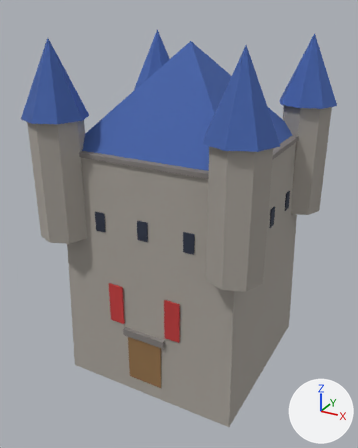
An edit to the glTF model assets/models/castle.glb, drawn before and after from the same camera.
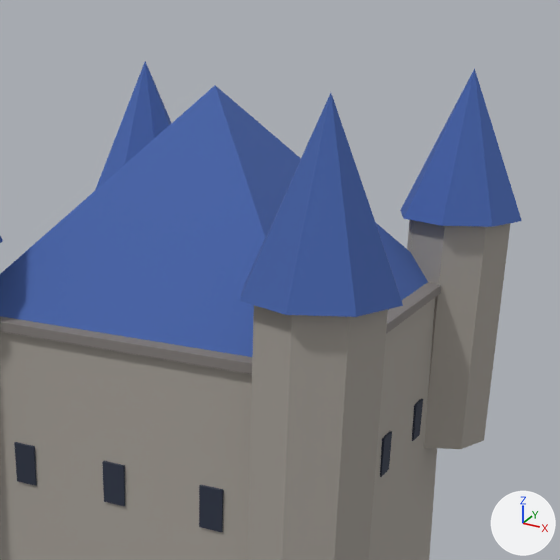
There are two pictures of each version: one whole from a 50 mm camera at (21.5, -41.2, 33.8) aimed at (-0.5, -1.2, 13.8), one close up on the part from 25% to 99% of the width and 0% to 60% of the height. Arrows for +X, +Y and +Z are at lower right; the lights stay in place. The last two pictures show the newer version.

Objects in the first close-up: 'Castle_Keep'.
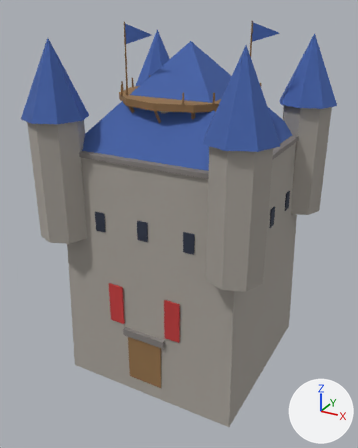
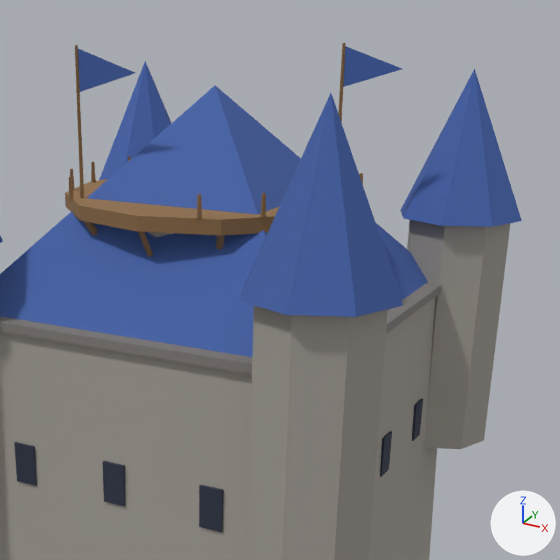
The edits, one by one:
Mesh me_castle_eyrie is new.
It has 642 vertices, 1136 faces and spans x -6.5..6.6, y -6.5..6.5, z -1.5..32.6.
Faces by material slot: [106, 2, 992, 36].
It uses material mat_castle_stone.
It uses material mat_castle_roof.
It uses material mat_castle_wood.
It uses material mat_castle_window.
Object 'Castle_Eyrie' (ob_castle_eyrie) is new; it shows me_castle_eyrie.
Its location is (0.0, 0.0, 0.0).

Where the change shows, as pixel boxes [x1, y1, x2, y2] in the close-ups (560 x 560 px):
'Castle_Eyrie', added: after [65, 43, 402, 258]
    faces in mat_castle_wood: [65, 43, 363, 258]
    faces in mat_castle_roof: [78, 46, 402, 92]
